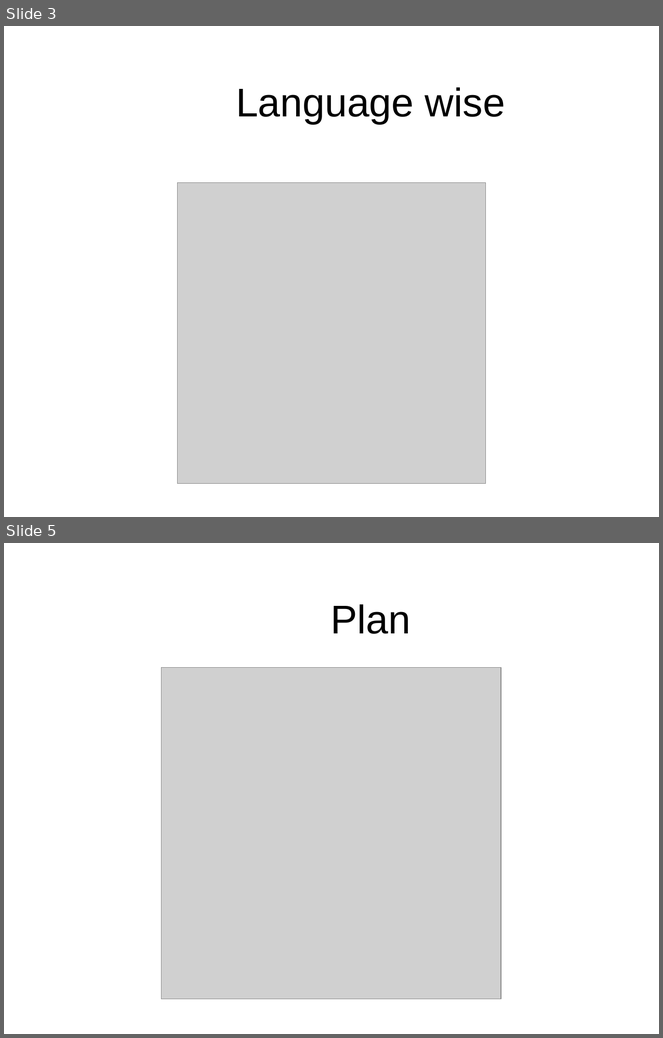
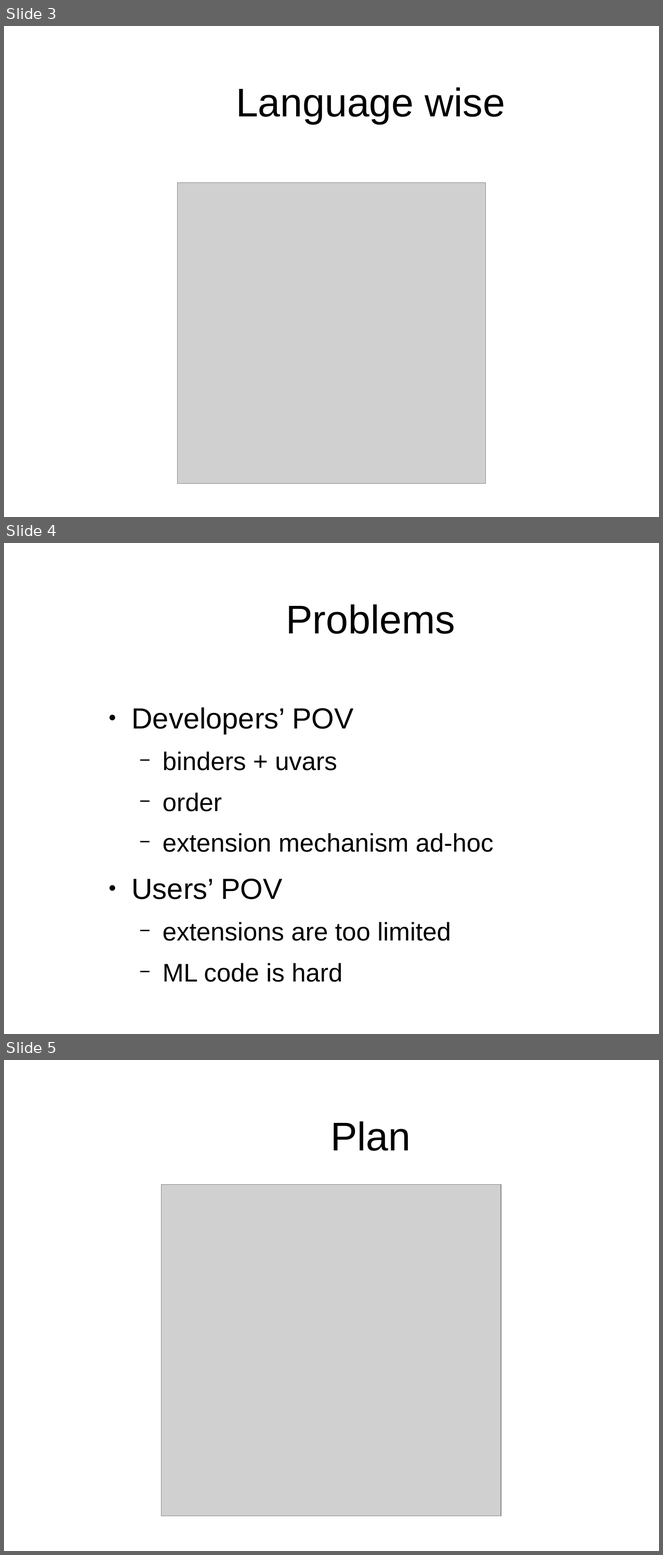
Before and after one commit to gares/mlws18, a slide deck: slides.odp. Shown one above the other, each under a label of ours: slides 3 and 5 before the commit, slides 3, 4 and 5 after it; the slides between them are not shown. The pictures are 663x1038 and 663x1555 pixels, drawn with LibreOffice and Linux fonts; fonts in the diff are those of the drawing; grey boxes stand for pictures; background and template pictures are left out. Boxes give left, top, right and bottom in pixels: in the first picture for what was removed or moved away, otherwise in the second. Text is boxed around its words. In the diff, an @@ line names an element or a change of style, - is before the commit and + after.

```diff
--- a/slides.odp
+++ b/slides.odp
@@ slide 4 added at box(4, 543, 659, 1034), background #FFFFFF @@
@@ title added at box(286, 604, 455, 634), 44 pt, text #000000 @@
+Problems
@@ text added at box(131, 707, 494, 982), 28 pt, text #000000 @@
+● Developers’ POV
+  − binders + uvars
+  − order
+  − extension mechanism ad-hoc
+● Users’ POV
+  − extensions are too limited
+  − ML code is hard
```
Also in this commit, not shown: 10 slides changed, 2 other slides added, 1 slide removed, 1 other file.
